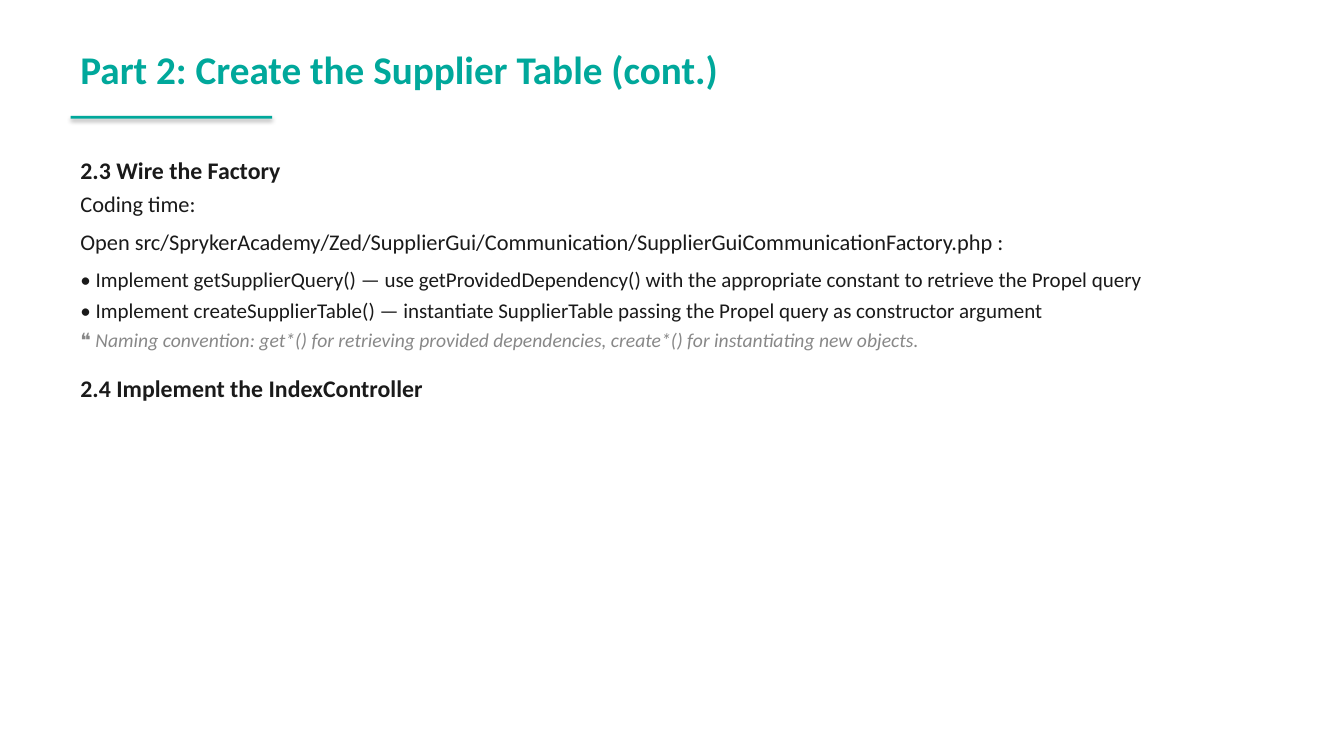
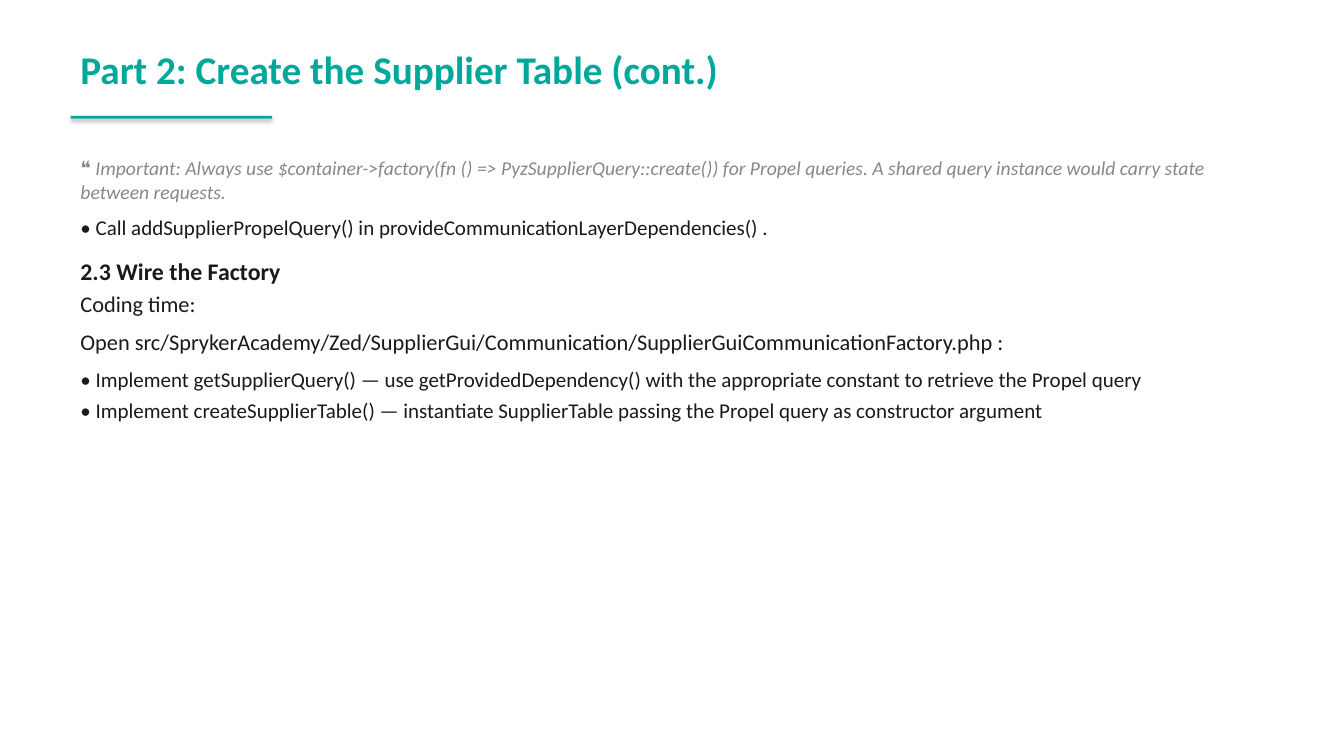
Before and after one commit to spryker-academy/instructor-exercises, a slide deck: slide 43 of guides-pptx/spryker-academy-professional.pptx. Drawn at 1344x756 pixels with LibreOffice and Linux fonts; fonts in the diff are those of the drawing. Boxes give left, top, right and bottom in pixels: in the first picture for what was removed or moved away, otherwise in the second. Text is boxed around its words. In the diff, an @@ line names an element or a change of style, - is before the commit and + after.

```diff
--- a/guides-pptx/spryker-academy-professional.pptx
+++ b/guides-pptx/spryker-academy-professional.pptx
@@ text at (x1=80, y1=161, x2=1205, y2=239): paragraphs added @@
+❝ Important: Always use $container->factory(fn () => PyzSupplierQuery::create()) for Propel queries. A shared query instance would carry state between requests.
+• Call addSupplierPropelQuery() in provideCommunicationLayerDependencies() .
@@ text at (x1=80, y1=333, x2=919, y2=401): paragraphs removed @@
-❝ Naming convention: get*() for retrieving provided dependencies, create*() for instantiating new objects.
-2.4 Implement the IndexController
```
Also in this commit, not shown: 8 other slides changed, 1 slide added, 2 other files.
